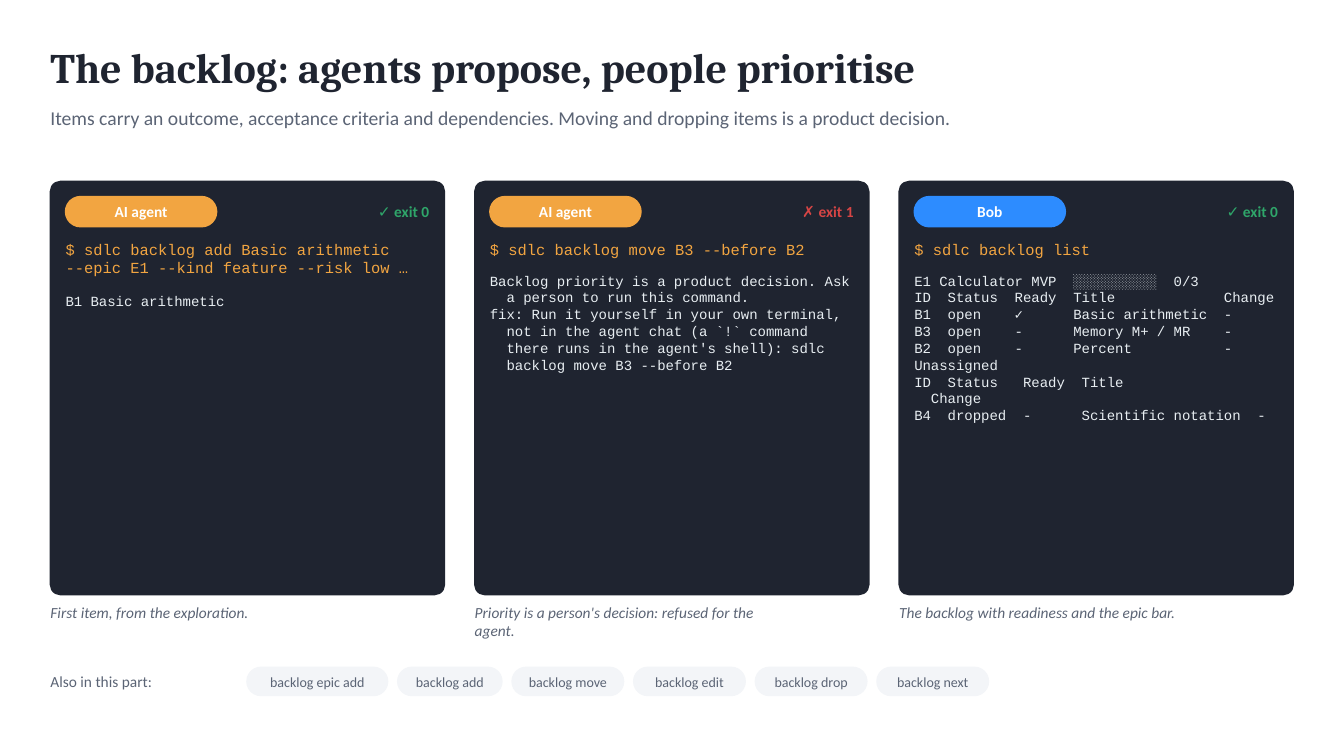
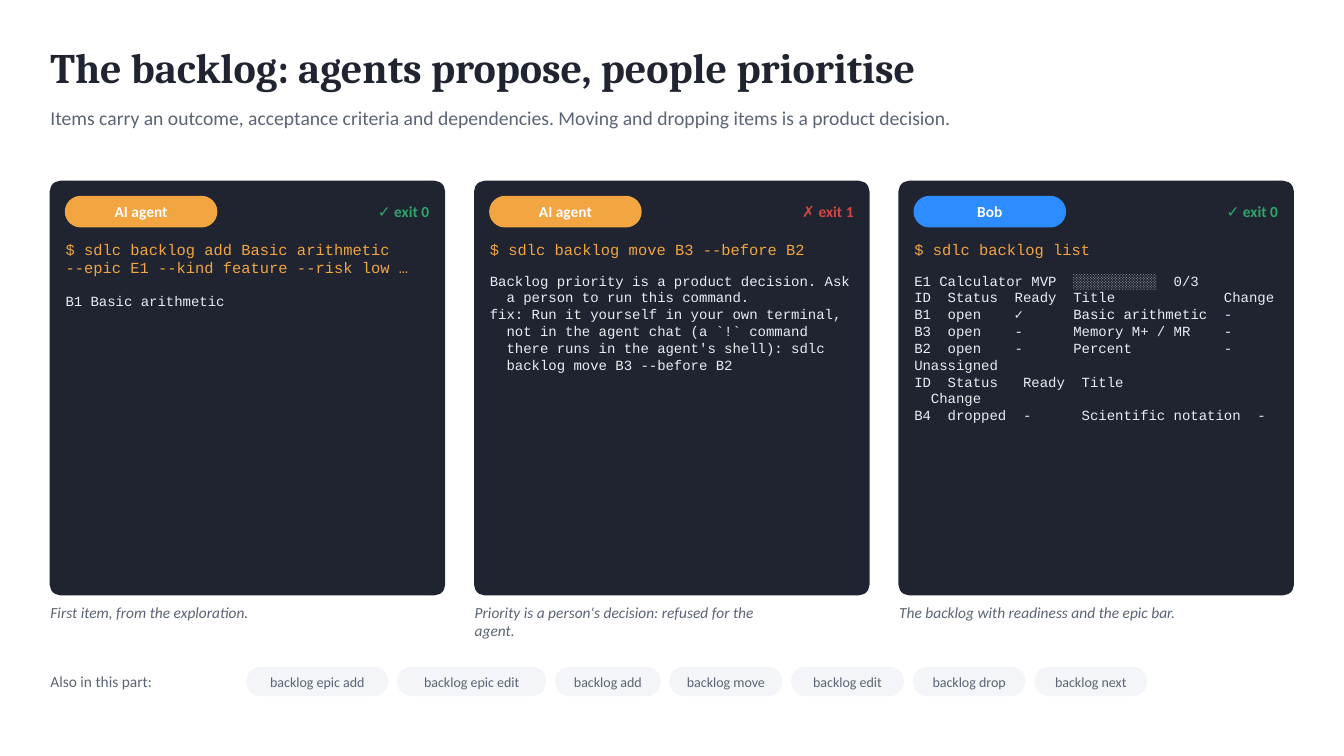
Before and after one commit to marin-ai-tech/sdlc, a slide deck: slide 6 of docs/demo/sdlc-calculator-demo.en.pptx. Drawn at 1344x756 pixels with LibreOffice and Linux fonts; fonts in the diff are those of the drawing. Boxes give left, top, right and bottom in pixels: in the first picture for what was removed or moved away, otherwise in the second. Text is boxed around its words. In the diff, an @@ line names an element or a change of style, - is before the commit and + after.

```diff
--- a/docs/demo/sdlc-calculator-demo.en.pptx
+++ b/docs/demo/sdlc-calculator-demo.en.pptx
@@ rounded rectangle: place and size @@
-rounded rectangle at (398, 667, 502, 696)
+rounded rectangle at (398, 667, 546, 696)
@@ text at (424, 677, 519, 690): text changed @@
-backlog add
+backlog epic edit
@@ rounded rectangle: place and size @@
-rounded rectangle at (512, 667, 624, 696)
+rounded rectangle at (556, 667, 659, 696)
@@ text at (574, 677, 641, 690): text changed @@
-backlog move
+backlog add
@@ text at (687, 677, 765, 690): text changed @@
-backlog edit
+backlog move
@@ text at (813, 677, 882, 690): text changed @@
-backlog drop
+backlog edit
@@ 3 rounded rectangles: place and size @@
-3 rounded rectangles at (634, 667, 989, 696)
+3 rounded rectangles at (670, 667, 1025, 696)
@@ text at (933, 677, 1006, 690): text changed @@
-backlog next
+backlog drop
@@ rounded rectangle added at (1035, 667, 1147, 696), fill #F3F5F8, outline #F3F5F8 1 pt @@
@@ text added at (1055, 677, 1127, 690), 10 pt, text #5B6475 @@
+backlog next
```
Also in this commit, not shown: 6 other slides changed, 36 other files.
